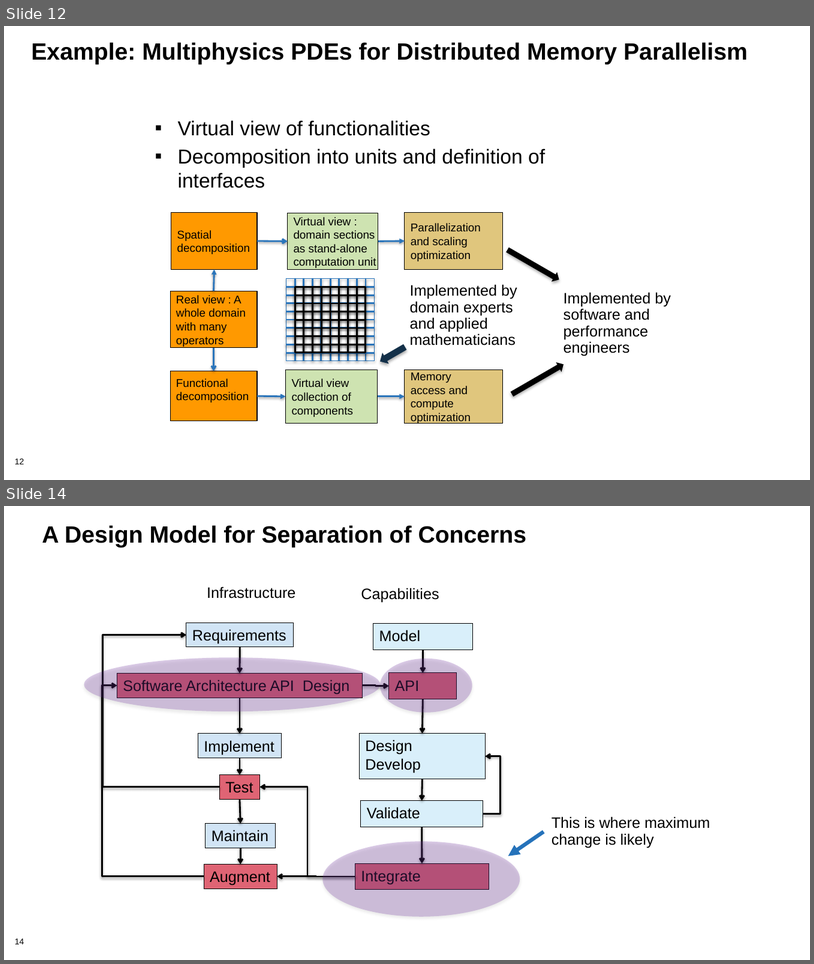
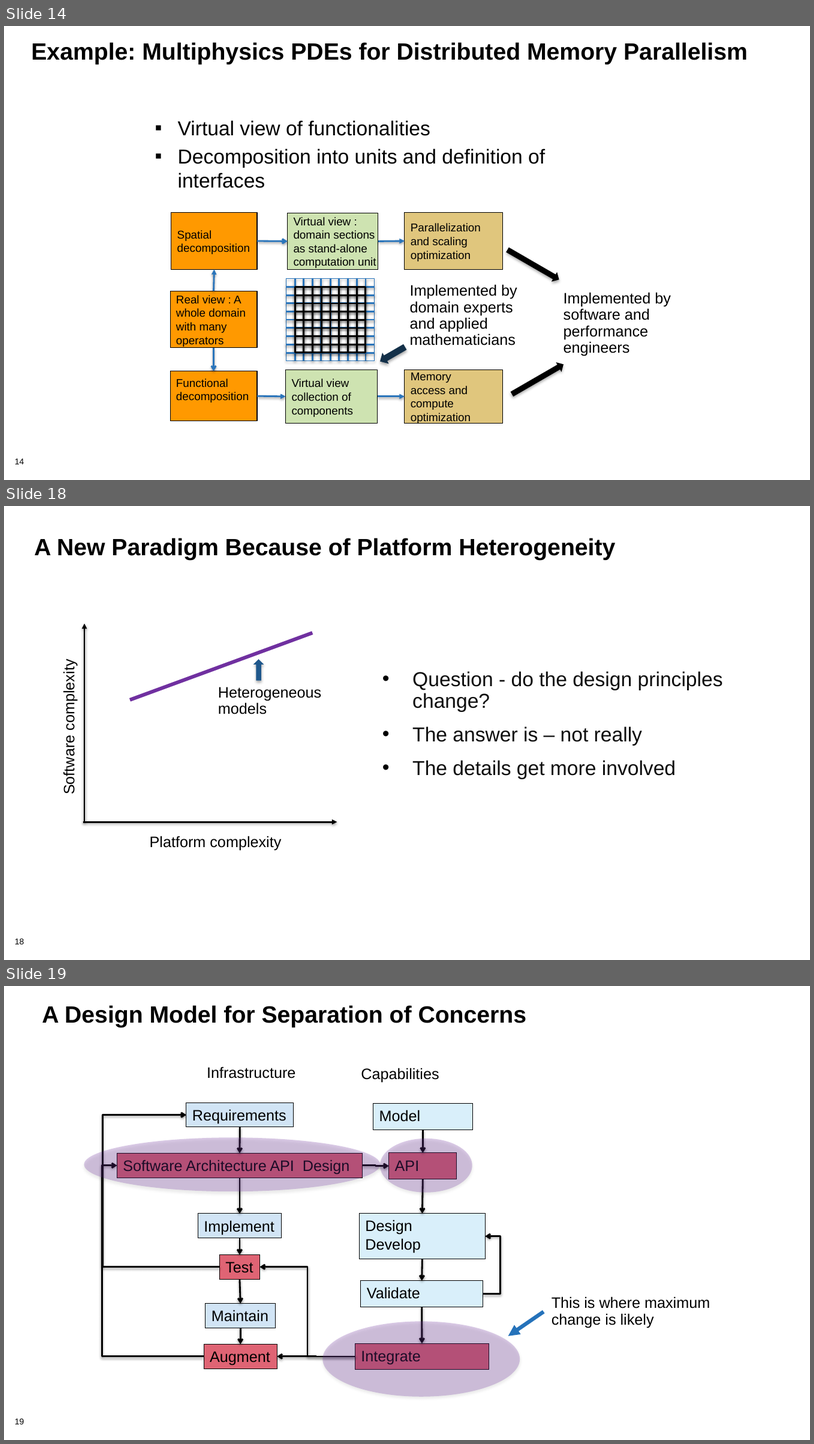
Before and after one commit to bssw-tutorial/presentations, a slide deck: design.pptx. Shown one above the other, each under a label of ours: slides 12 and 14 before the commit, slides 14, 18 and 19 after it; the slides between them are not shown. The pictures are 814x964 and 814x1444 pixels, drawn with LibreOffice and Linux fonts; fonts in the diff are those of the drawing; background and template pictures are left out. Boxes give left, top, right and bottom in pixels: in the first picture for what was removed or moved away, otherwise in the second. Text is boxed around its words. In the diff, an @@ line names an element or a change of style, - is before the commit and + after.

```diff
--- a/design.pptx
+++ b/design.pptx
@@ slide 18 added at [4,506,810,960], background #FFFFFF; not listed: 1 template element that a slide beside it also shows @@
@@ title added at [34,538,615,560], 28 pt, text #000000, bold @@
+A New Paradigm Because of Platform Heterogeneity
@@ group added at [61,624,338,850]: 3 texts, 2 arrows, 1 line, 1 up arrow @@
+Platform complexity
+Software complexity
+Heterogeneous
+models
@@ text added at [413,671,723,779], 24 pt, text #0D0D0D @@
+• Question - do the design principles change?
+• The answer is – not really
+• The details get more involved
@@ what was slide 12 is now slide 14 @@
@@ page number at [15,458,24,464]: text changed @@
-12
+14
@@ what was slide 14 is now slide 19 @@
@@ page number at [15,1418,24,1424]: text changed @@
-14
+19
```
Also in this commit, not shown: 5 slides changed, 11 other slides added, 1 other file.
